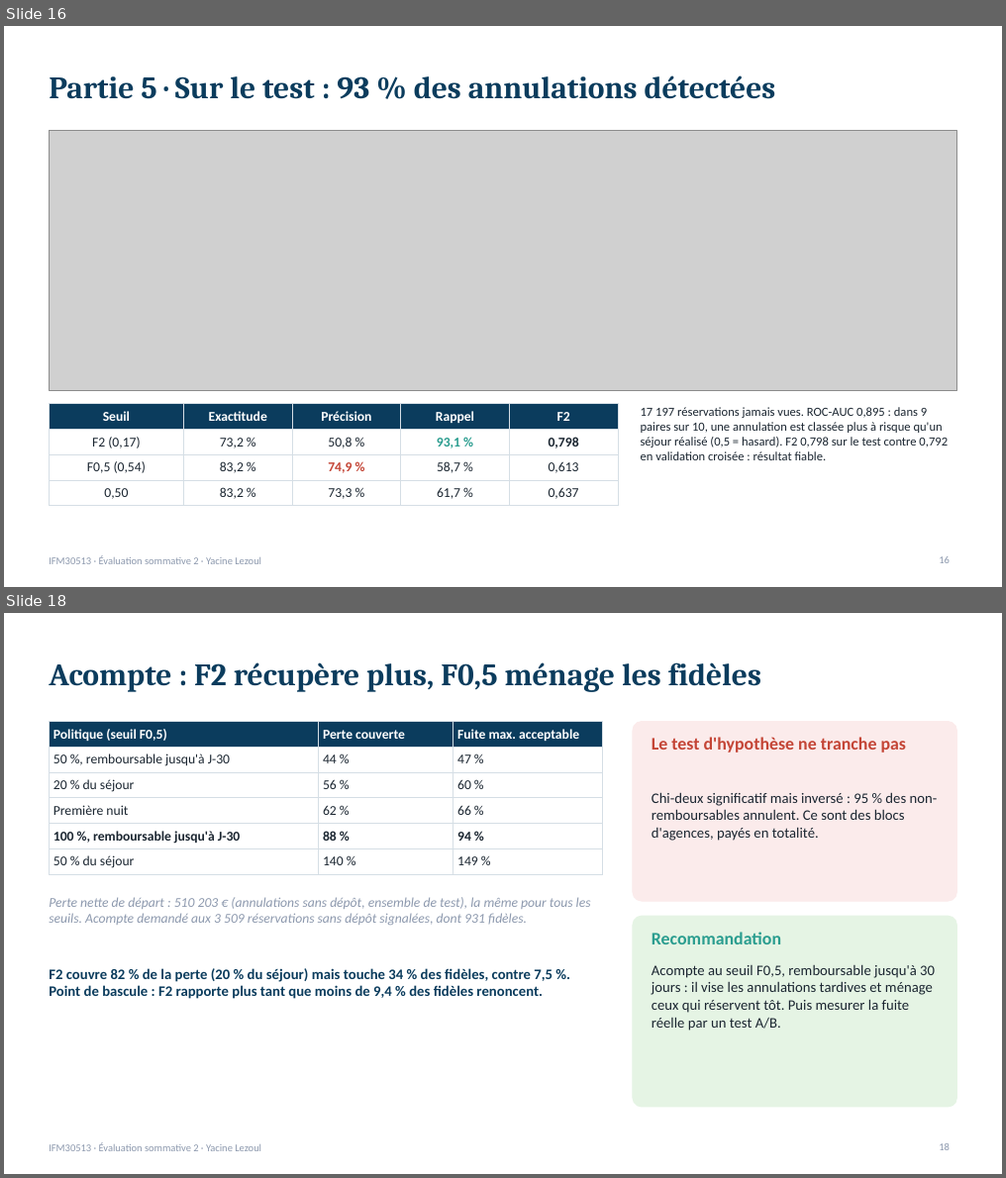
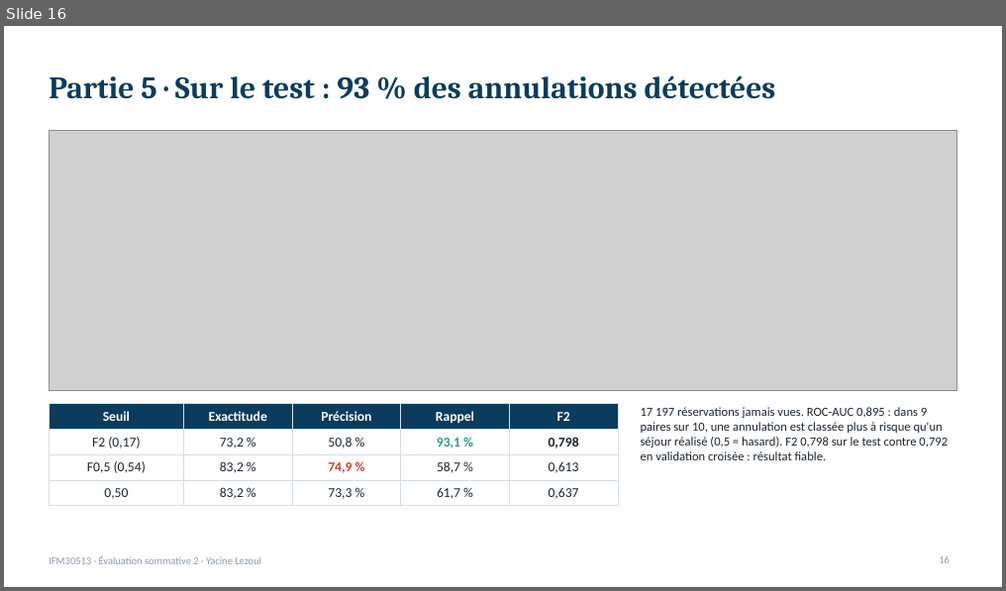
Before and after one commit to lezoul/hotel-cancellation-pipeline, a slide deck: reports/presentation_annulations.pptx. Shown one above the other, each under a label of ours: slides 16 and 18 before the commit, slide 16 after it; the slides between them are not shown. The pictures are 1006x1178 and 1006x591 pixels, drawn with LibreOffice and Linux fonts; fonts in the diff are those of the drawing; grey boxes stand for pictures. Boxes give left, top, right and bottom in pixels: in the first picture for what was removed or moved away, otherwise in the second. Text is boxed around its words. In the diff, an @@ line names an element or a change of style, - is before the commit and + after.

```diff
--- a/reports/presentation_annulations.pptx
+++ b/reports/presentation_annulations.pptx
@@ slide 18 removed at [4,613,1002,1174], background #FFFFFF; not listed: 1 template element that a slide beside it also shows @@
@@ title removed at [49,663,761,692] @@
-Acompte : F2 récupère plus, F0,5 ménage les fidèles
@@ table removed at [49,722,603,872], 6 rows, 3 columns @@
-Politique (seuil F0,5) | Perte couverte | Fuite max. acceptable
-50 %, remboursable jusqu'à J-30 | 44 % | 47 %
-20 % du séjour | 56 % | 60 %
-Première nuit | 62 % | 66 %
-100 %, remboursable jusqu'à J-30 | 88 % | 94 %
-50 % du séjour | 140 % | 149 %
@@ rounded rectangle removed at [633,722,957,901] @@
@@ text removed at [651,737,907,753] @@
-Le test d'hypothèse ne tranche pas
@@ text removed at [651,792,938,841] @@
-Chi-deux significatif mais inversé : 95 % des non-remboursables annulent. Ce sont des blocs d'agences, payés en totalité.
@@ text removed at [49,897,591,925] @@
-Perte nette de départ : 510 203 € (annulations sans dépôt, ensemble de test), la même pour tous les seuils. Acompte demandé aux 3 509 réservations sans dépôt signalées, dont 931 fidèles.
@@ rounded rectangle removed at [633,916,957,1107] @@
@@ text removed at [651,932,781,945] @@
-Recommandation
@@ text removed at [49,968,552,999] @@
-F2 couvre 82 % de la perte (20 % du séjour) mais touche 34 % des fidèles, contre 7,5 %. Point de bascule : F2 rapporte plus tant que moins de 9,4 % des fidèles renoncent.
@@ text removed at [651,964,935,1031] @@
-Acompte au seuil F0,5, remboursable jusqu'à 30 jours : il vise les annulations tardives et ménage ceux qui réservent tôt. Puis mesurer la fuite réelle par un test A/B.
@@ page number removed at [939,1144,949,1151] @@
-18
```
Also in this commit, not shown: 3 slides changed, 2 other slides removed, 1 other file.
